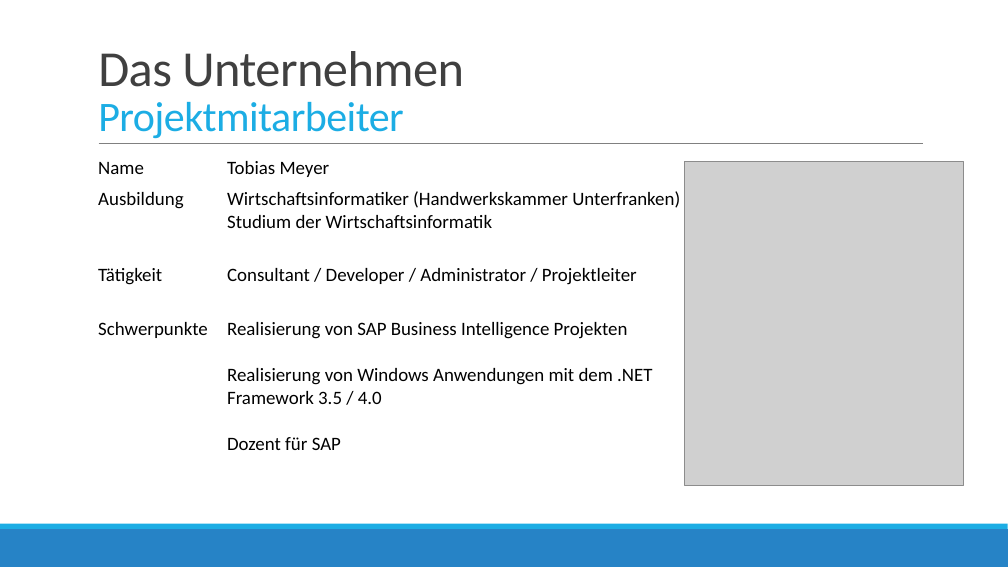
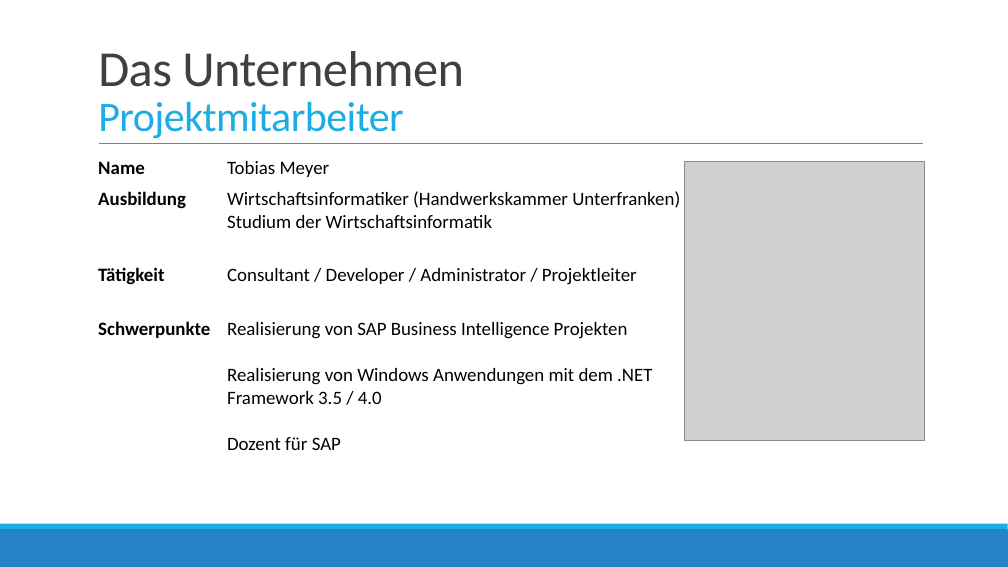
Before and after one commit to bboecherer/SailingSchoolManagerWPF, a slide deck: slide 7 of Docs/Zwischenpraesentation/Präsentation Projekt.pptx. Drawn at 1008x567 pixels with LibreOffice and Linux fonts; fonts in the diff are those of the drawing; grey boxes stand for pictures. Boxes give left, top, right and bottom in pixels: in the first picture for what was removed or moved away, otherwise in the second. Text is boxed around its words. In the diff, an @@ line names an element or a change of style, - is before the commit and + after.

```diff
--- a/Docs/Zwischenpraesentation/Präsentation Projekt.pptx
+++ b/Docs/Zwischenpraesentation/Präsentation Projekt.pptx
@@ table at (91,153,992,456) @@
@@ bold on in "Name", "Ausbildung", "Tätigkeit", "Schwerpunkte" @@
@@ picture: place and size @@
-picture at (685,162,964,485)
+picture at (685,162,925,440)
```
Also in this commit, not shown: 11 other slides changed, 6 slides added, 1 slide removed.
